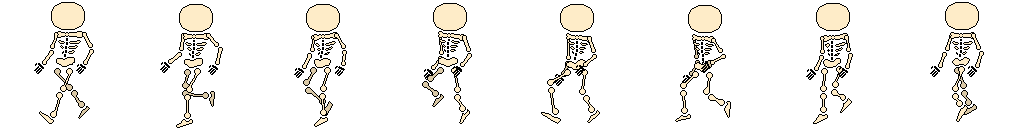
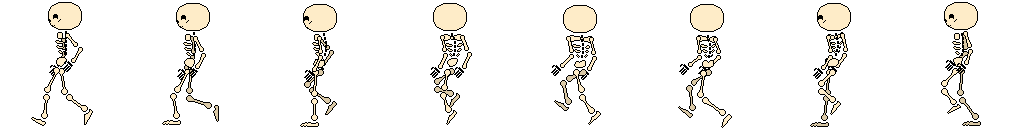
Layered file, before and after one edit (1024×128). Changes by layer:
added layer "Blocking_6_Up" above "Blocking_6_Down" over [31, 2, 981, 128]
hid "Blocking_5_Down", moved it into group "old" over [34, 2, 984, 128]
